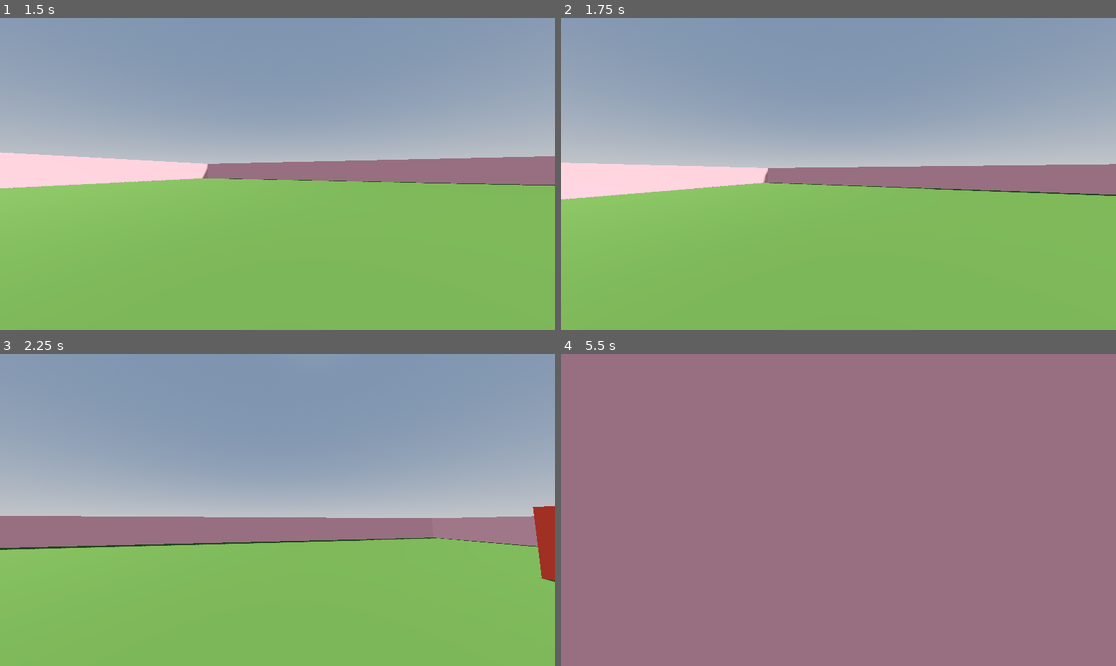
Above: before the commit, frames 1-4 (two rows, left to right).
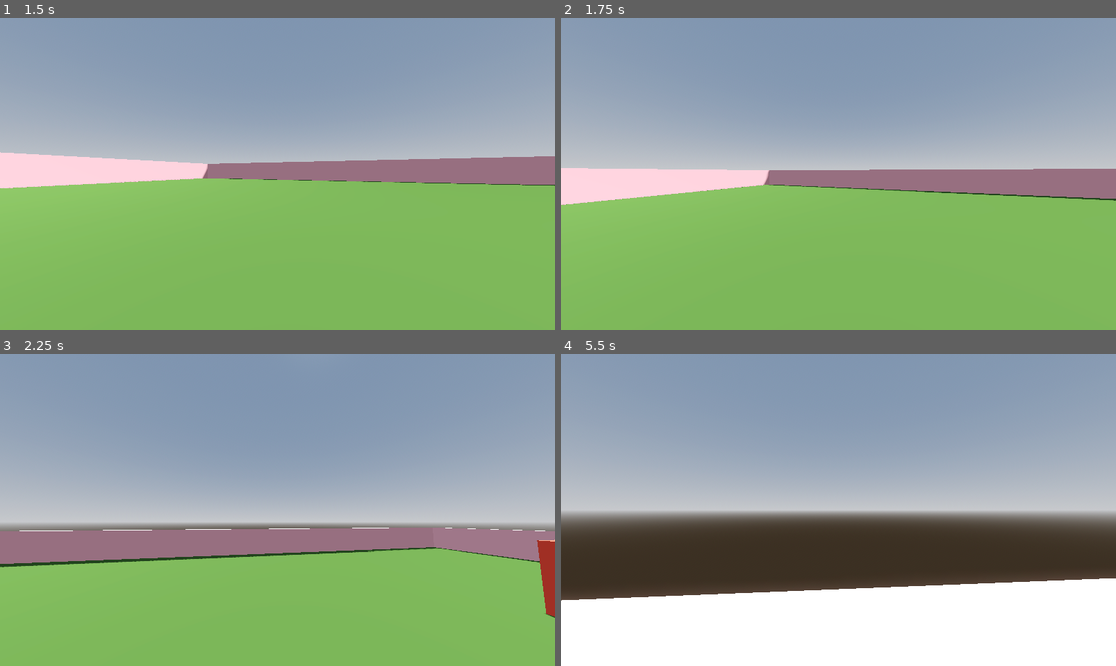
Above: after the commit, the same moments.

Repository: Robin3711/godot-fps-game
Game: Godot game, scene res://Scenes/World.tscn
Same seed, same stepped clock (60 frames per second), same inputs: the game is played once before the commit and once after it.
Inputs (mouse positions are in pixels of both pictures, inside the frame that each line leads up to):
- Up to frame 1 (1.5 s): move the mouse to (305, 174) at 0.52 s; hold Ctrl (crouch) 0.53-1.28 s; hold W (up) from 0.53 s (still down); tap Space (jump) at 0.77 s; tap Shift (sprint) at 0.8, 1.35 s; move the mouse to (249, 174) at 1.27 s
- Up to frame 2 (1.75 s): keep holding W (up); tap Space (jump) at 1.52 s; tap Ctrl (crouch) at 1.55 s
- Up to frame 3 (2.25 s): keep holding W (up); move the mouse to (288, 503) at 2.02 s; hold Ctrl (crouch) from 2.03 s (still down)
- Up to frame 4 (5.5 s): keep holding W (up); tap Shift (sprint) at 2.3, 2.85, 3.8, 4.35, 5.3 s; move the mouse to (832, 516) at 2.77 s; release Ctrl (crouch) at 2.78 s; tap Space (jump) at 3.02, 3.77, 4.52 s; tap Ctrl (crouch) at 3.05, 4.55 s; move the mouse to (877, 513) at 3.52 s; hold Ctrl (crouch) 3.53-4.28 s; move the mouse to (794, 506) at 4.27 s; move the mouse to (844, 510) at 5.02 s; hold Ctrl (crouch) from 5.03 s (still down)

Frame 1 is identical in both runs. In frame 2, 2.5% of the frame differs, in the area x 0-100%, y 46-60%; in frame 3, 8.8%; in frame 4, 100%, in the area x 0-100%, y 0-100%.

Commit message:
running now use stamina

Diff:
--- a/FirstPersonController-main/Scenes/player.tscn
+++ b/FirstPersonController-main/Scenes/player.tscn
@@ -83,7 +83,7 @@
 tracks/3/type = "value"
 tracks/3/imported = false
 tracks/3/enabled = true
-tracks/3/path = NodePath("AnimationPlayer/GPUParticles3D:visible")
+tracks/3/path = NodePath("GPUParticles3D:visible")
 tracks/3/interp = 1
 tracks/3/loop_wrap = true
 tracks/3/keys = {
@@ -135,8 +135,8 @@
 "": SubResource("AnimationLibrary_r3xsg")
 }
 
-[node name="GPUParticles3D" type="GPUParticles3D" parent="Head/AnimationPlayer"]
-transform = Transform3D(1, 0, 0, 0, 1, 0, 0, 0, 1, 0, 1.05547, -7.37332)
+[node name="GPUParticles3D" type="GPUParticles3D" parent="Head"]
+transform = Transform3D(1, 0, 0, 0, 1, 0, 0, 0, 1, 0, -0.62353, -7.37332)
 amount = 20
 process_material = SubResource("ParticleProcessMaterial_2jfqd")
 draw_pass_1 = SubResource("BoxMesh_834ge")
--- a/FirstPersonController-main/Scripts/Player.gd
+++ b/FirstPersonController-main/Scripts/Player.gd
@@ -1,4 +1,7 @@
 extends CharacterBody3D
+
+#to do : slide only forward ( and not previous direction )
+# duration based sprint
 
 var speed
 
@@ -12,7 +15,10 @@
 var IS_CROUCHING = false
 var IS_SLIDING = false
 var slide_timer = 0.0
-const SLIDE_DURATION = 0.3
+const SLIDE_DURATION = 0.5
+
+var sprint_stamina = 10.0
+const SPRINT_MAX_STAMINA = 10.0
 
 # player height
 const DEFAULT_HEIGHT = 1.5
@@ -26,6 +32,7 @@
 const JUMP_VELOCITY_WALK = 4.8
 const JUMP_VELOCITY_SPRINT = 6.8
 const JUMP_VELOCITY_CROUCH = 2.8
+const JUMP_VELOCITY_SLIDE = 8.8
 
 const SENSITIVITY = 0.004
 
@@ -38,6 +45,9 @@
 const BASE_FOV = 75.0
 const FOV_CHANGE = 1.5
 
+var input_dir = Vector3.ZERO
+var direction = Vector3.ZERO
+
 # Get the gravity from the project settings to be synced with RigidBody nodes.
 var gravity = 9.8
 
@@ -45,12 +55,13 @@
 @onready var camera = $Head/Camera3D
 @onready var player_collision = $CollisionShape3D
 @onready var anim = $Head/AnimationPlayer
-@onready var particle = $Head/AnimationPlayer/GPUParticles3D
+@onready var particle = $Head/GPUParticles3D
 
 @onready var head_position = head.position
 
 func _ready():
 	Input.set_mouse_mode(Input.MOUSE_MODE_CAPTURED)
+	particle.emitting = false
 
 
 func _unhandled_input(event):
@@ -65,35 +76,52 @@
 		velocity.y = JUMP_VELOCITY
 
 
-func sprint():
+func sprint(delta):
 	if Input.is_action_just_pressed("sprint") and is_on_floor():
 		IS_SPRINTING = not IS_SPRINTING
 		IS_CROUCHING = false
 
 	if IS_SPRINTING:
 		speed = SPRINT_SPEED
+		JUMP_VELOCITY = JUMP_VELOCITY_SPRINT
+		sprint_stamina -= delta
+		if sprint_stamina <= 0 and is_on_floor():
+			IS_SPRINTING = false
+	elif is_on_floor():
+		sprint_stamina += delta*0.5
+
+	clamp(sprint_stamina,0.0,SPRINT_MAX_STAMINA)
 
 
 func crouch(delta):
 	if Input.is_action_just_pressed("crouch") and is_on_floor():
 		if IS_SPRINTING:
-			IS_CROUCHING = not IS_CROUCHING
-			IS_SLIDING = IS_CROUCHING
+			IS_CROUCHING = false
+			IS_SLIDING = true
 			slide_timer = SLIDE_DURATION
 			anim.play("sliding")
 			particle.emitting = true
-			particle.restart()
+		else:
+			IS_SLIDING = false
+			IS_CROUCHING = not IS_CROUCHING
+		IS_SPRINTING = false
 
-		else:
-			IS_CROUCHING = not IS_CROUCHING
+	if IS_SLIDING:
+		speed = SLIDE_SPEED
+		JUMP_VELOCITY = JUMP_VELOCITY_SLIDE
+		slide_timer -= delta
+		if slide_timer <= 0 and is_on_floor():
 			IS_SLIDING = false
+			IS_CROUCHING = true
 			anim.play("RESET")
 			particle.emitting = false
 
-	if IS_CROUCHING:
+	elif IS_CROUCHING:
 		speed = CROUCHING_SPEED
 		JUMP_VELOCITY = JUMP_VELOCITY_CROUCH
 		player_collision.shape.height -= CROUCH_TRANSITION_SPEED * delta
+		JUMP_VELOCITY = JUMP_VELOCITY_CROUCH
+
 	else:
 		player_collision.shape.height += CROUCH_TRANSITION_SPEED * delta
 
@@ -109,7 +137,6 @@
 
 func _physics_process(delta):
 
-	particle.emitting = false
 	speed = WALK_SPEED
 	JUMP_VELOCITY = JUMP_VELOCITY_WALK
 
@@ -117,20 +144,17 @@
 	if not is_on_floor():
 		velocity.y -= gravity * delta
 
-	sprint()
+	sprint(delta)
 	crouch(delta)
 	jump()
 
-	if IS_SLIDING:
-		speed = SLIDE_SPEED
-		slide_timer -= delta
-		if slide_timer <= 0:
-			IS_SLIDING = false
-			speed = CROUCHING_SPEED
-			anim.play("RESET")
 
-	var input_dir = Input.get_vector("left", "right", "up", "down")
-	var direction = (head.transform.basis * Vector3(input_dir.x, 0, input_dir.y)).normalized()
+
+	if not IS_SLIDING:
+
+		input_dir = Input.get_vector("left", "right", "up", "down")
+		direction = (head.transform.basis * Vector3(input_dir.x, 0, input_dir.y)).normalized()
+
 
 	if is_on_floor():
 		if direction:
